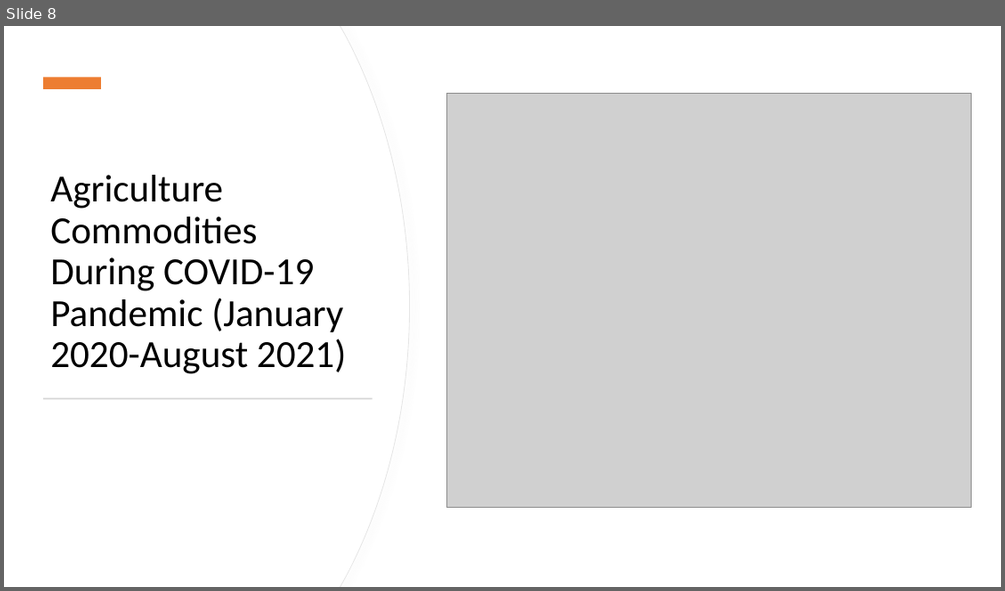
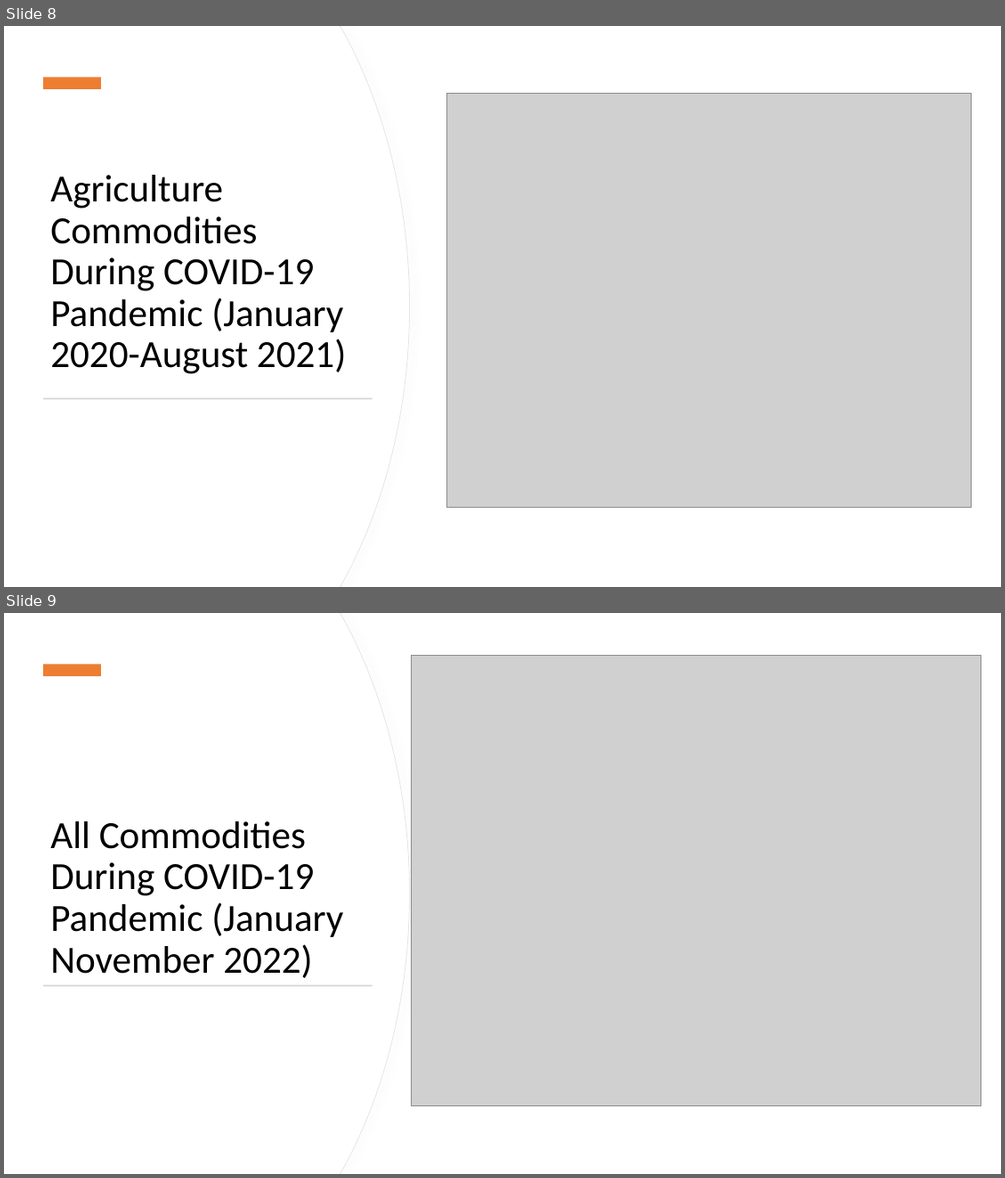
Before and after one commit to dylanmcgullam/Group-Project-1, a slide deck: outputs/final_presentation.pptx. Shown one above the other, each under a label of ours: slide 8 before the commit, slides 8 and 9 after it. The pictures are 1005x591 and 1005x1178 pixels, drawn with LibreOffice and Linux fonts; fonts in the diff are those of the drawing; grey boxes stand for pictures. Boxes give left, top, right and bottom in pixels: in the first picture for what was removed or moved away, otherwise in the second. Text is boxed around its words. In the diff, an @@ line names an element or a change of style, - is before the commit and + after.

Commit message:
final, FINALY ppt

```diff
--- a/outputs/final_presentation.pptx
+++ b/outputs/final_presentation.pptx
@@ slide 9 added at bbox=[4, 613, 1001, 1174], background #FFFFFF @@
@@ freeform shape added at bbox=[4, 613, 409, 1174], fill #FFFFFF, outline #E6E6E6 0.75 pt @@
@@ freeform shape added at bbox=[4, 613, 409, 1174], fill #FFFFFF @@
@@ rectangle added at bbox=[43, 665, 101, 676], fill #ED7D31 @@
@@ picture added at bbox=[412, 656, 981, 1106] @@
@@ title added at bbox=[50, 821, 343, 978], 37 pt, text #000000 @@
+All Commodities During COVID-19 Pandemic (January November 2022)
@@ rectangle added at bbox=[44, 985, 372, 986], fill #D5D5D5 @@
```
Also in this commit, not shown: 1 other file.
